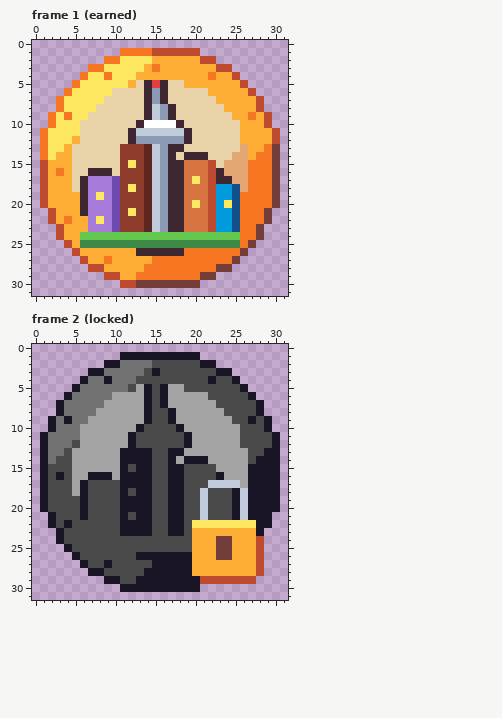
Edited in one commit: pixel-art file (art/badges/badge-whole-city.aseprite). The first picture shows the starting point.
32x32 pixels, 2 frames. Shown: frame 1 (earned), frame 2 (locked).
After:
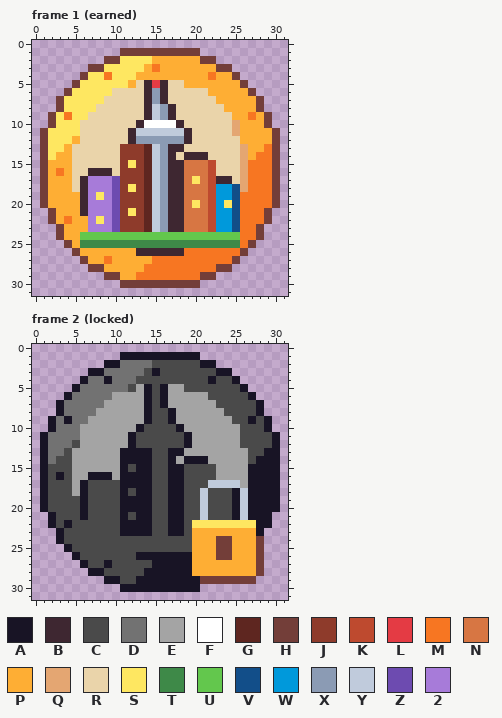
Palette (. is transparent): A #181425  B #3e2731  C #4a4a4a  D #727272  E #a4a4a4  F #ffffff  G #5e2620  H #733e39  J #8e3b2b  K #be4a2f  L #e43b44  M #f77622  N #d77643  P #feae34  Q #e4a672  R #ead4aa  S #fee761  T #3e8948  U #63c74d  V #124e89  W #0099db  X #8b9bb4  Y #c0cbdc  Z #6d4bb0  2 #a77bd9
Diff:
Frame 1 (earned):
y 1: x 11..20 MMMMKKKKKK -> HHHHHHHHHH
y 2: x 9..10 MM -> HH; x 21..22 KK -> HH
y 3: x 7..8 MM -> HH; x 23..24 KK -> HH
y 4: x 6 M -> H; x 25 K -> H
y 5: x 5 M -> H; x 26 K -> H
y 6: x 4 M -> H; x 27 K -> H
y 7..8: x 3 M -> H; x 28 K -> H
y 9: x 2 M -> H; x 29 K -> H
y 10: x 2 M -> H; x 25 R -> Q; x 29 K -> H
y 11: x 1 M -> H; x 25 R -> Q; x 30 K -> H
y 12: x 1 M -> H; x 30 K -> H
y 13: x 1 M -> H
y 14: x 1 M -> H; x 25 Q -> R
y 15: x 1 K -> H; x 24..25 QQ -> RR
y 16: x 1 K -> H; x 23..25 BQQ -> RRR
y 17: x 1 K -> H; x 25 Q -> R
y 18..20: x 1 K -> H
y 21..22: x 2 K -> H
y 23..24: x 3 K -> H
y 25: x 4 K -> H
y 26: x 5 K -> H
y 27: x 6 K -> H
y 28: x 7..8 KK -> HH
y 29: x 9..10 KK -> HH
y 30: x 11..12 KK -> HH
Frame 2 (locked):
y 16: x 23 A -> E
y 24..28: x 28 K -> H
y 29: x 21..27 KKKKKKK -> HHHHHHH
Changed places in both pictures, as pixel boxes (x1, y1, x2, y2):
changed: (40, 48, 280, 288)
changed: (216, 472, 224, 480)
changed: (200, 536, 264, 584)
